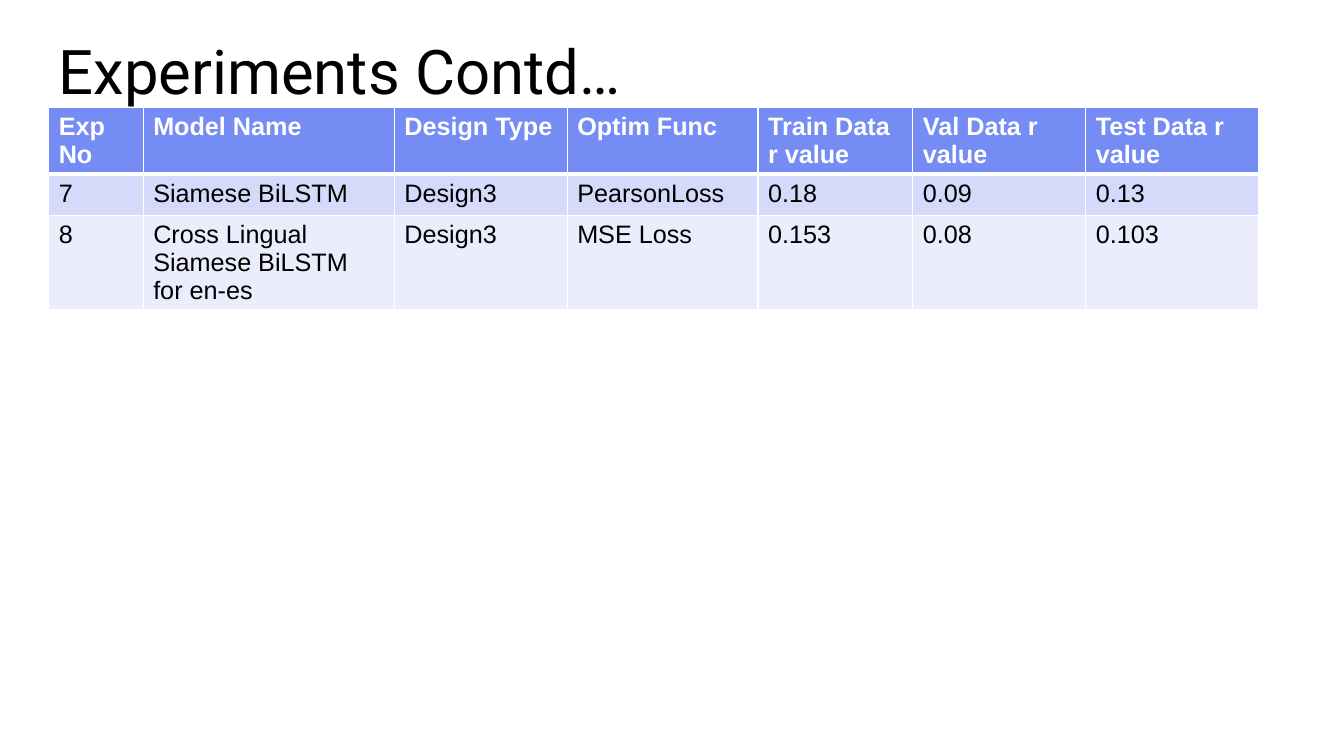
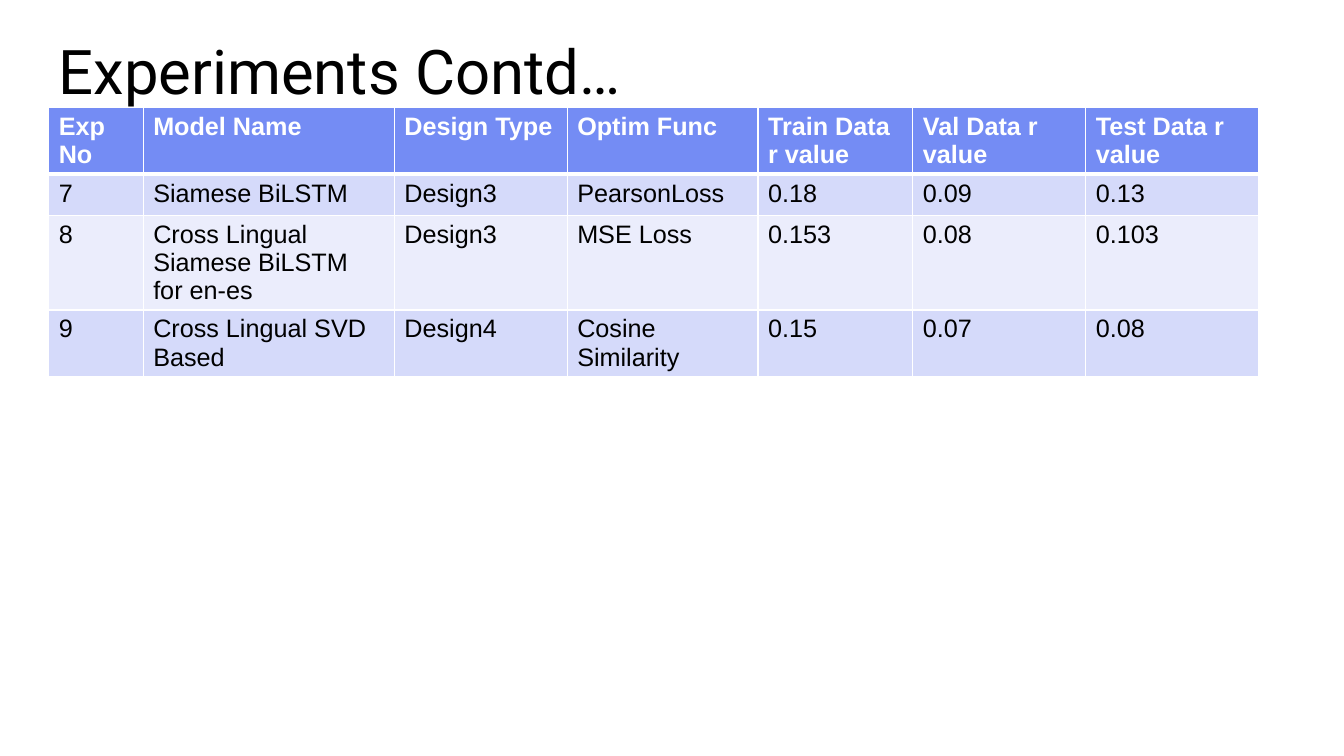
Before and after one commit to tanalpha-aditya/Advanced_Semantic_similarity, a slide deck: slide 10 of 4-final_report.pptx (slide 9 before the commit). Drawn at 1344x756 pixels with LibreOffice and Linux fonts; fonts in the diff are those of the drawing. Boxes give left, top, right and bottom in pixels: in the first picture for what was removed or moved away, otherwise in the second. Text is boxed around its words. In the diff, an @@ line names an element or a change of style, - is before the commit and + after.

```diff
--- a/4-final_report.pptx
+++ b/4-final_report.pptx
@@ table at [48, 108, 1257, 391] @@
+row 4: 9 | Cross Lingual SVD Based | Design4 | Cosine Similarity | 0.15 | 0.07 | 0.08
```
Also in this commit, not shown: 1 other slide changed, 1 slide added, 2 other files.
